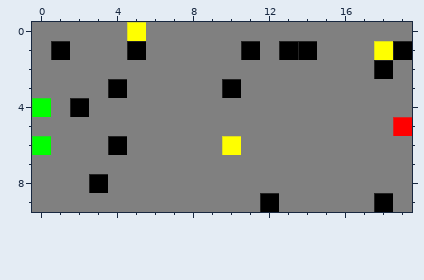
Pixel-art sprite, stored at CPS-Projet/saved.png. The first picture shows the starting point.
Rulers count pixels.
The result:
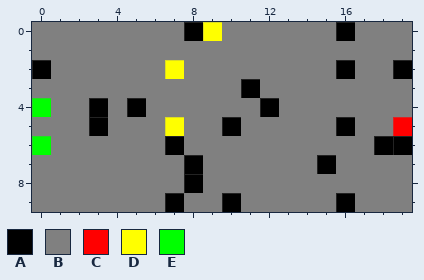
Palette (. is transparent): A #000000  B #808080  C #ff0000  D #ffff00  E #00ff00
Change:
file 400x200 -> 800x400 pixels (blocks of 20x20 -> 40x40; one block is one cell here)
y 0: x 5 D -> B; x 8..9 BB -> AD; x 16 B -> A
y 1: x 1 A -> B; x 5 A -> B; x 11 A -> B; x 13..14 AA -> BB; x 18..19 DA -> BB
y 2: x 0 B -> A; x 7 B -> D; x 16 B -> A; x 18..19 AB -> BA
y 3: x 4 A -> B; x 10..11 AB -> BA
y 4: x 2..3 AB -> BA; x 5 B -> A; x 12 B -> A
y 5: x 3 B -> A; x 7 B -> D; x 10 B -> A; x 16 B -> A
y 6: x 4 A -> B; x 7 B -> A; x 10 D -> B; x 18..19 BB -> AA
y 7: x 8 B -> A; x 15 B -> A
y 8: x 3 A -> B; x 8 B -> A
y 9: x 7 B -> A; x 10 B -> A; x 12 A -> B; x 16 B -> A; x 18 A -> B
Boxes around the changes in both pictures, in picture pixels (x1, y1, x2, y2):
changed: (32, 22, 412, 212)
